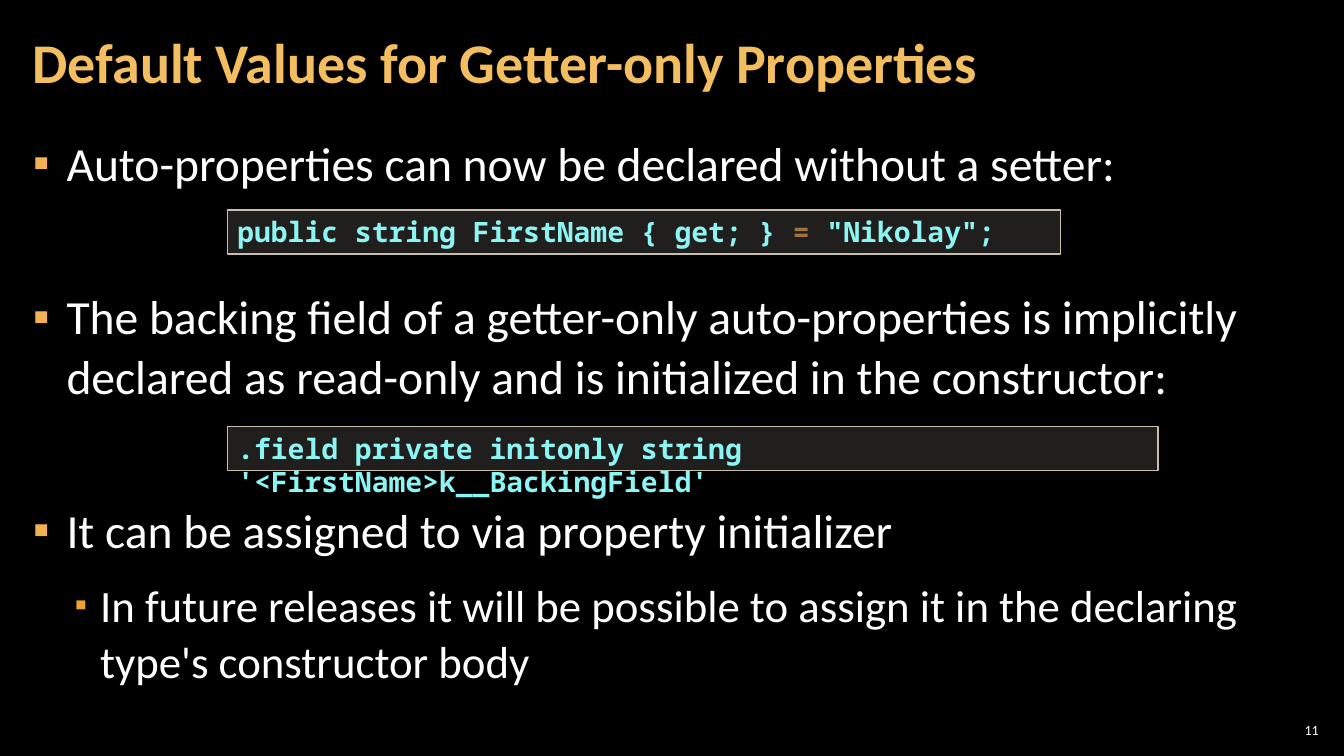
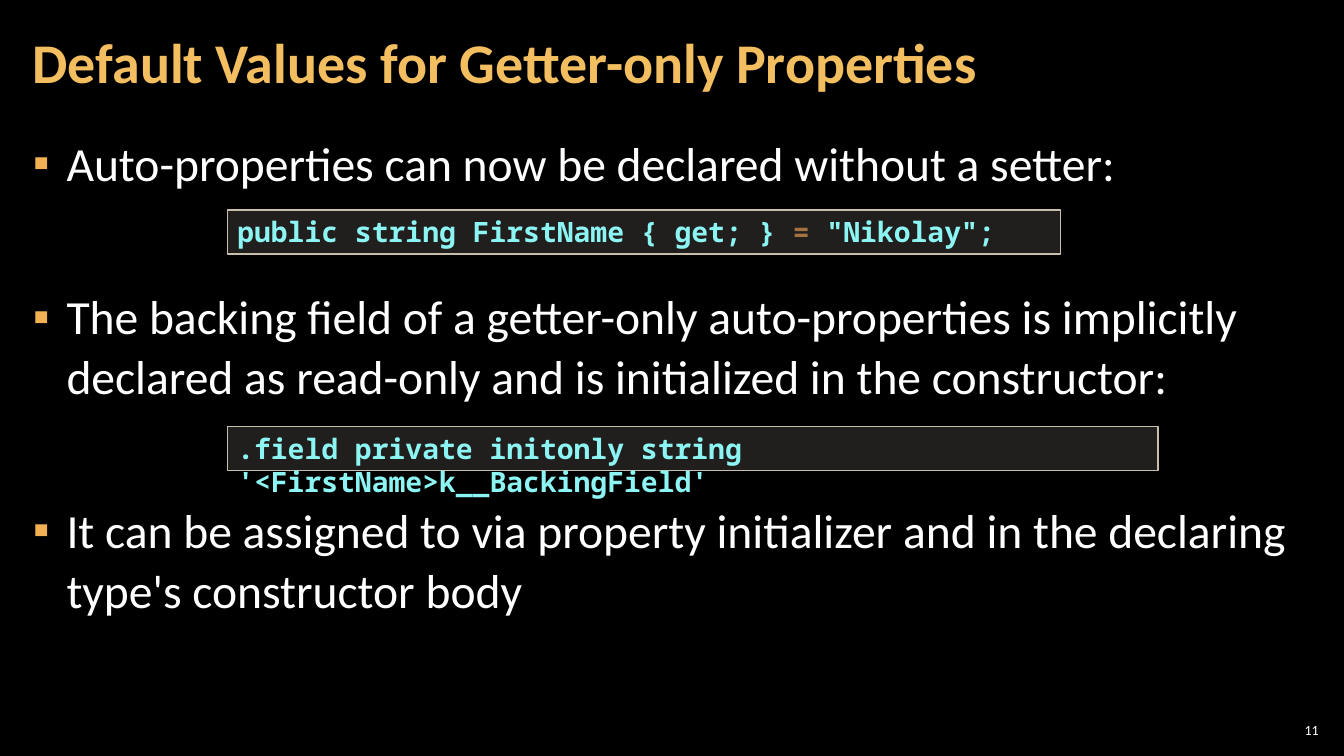
Before and after one commit to NikolayIT/CSharp-New-Features, a slide deck: slide 11 of docs/What is new in CSharp 6.0 and 7.0.pptx. Drawn at 1344x756 pixels with LibreOffice and Linux fonts; fonts in the diff are those of the drawing; background and template pictures are left out. Boxes give left, top, right and bottom in pixels: in the first picture for what was removed or moved away, otherwise in the second. Text is boxed around its words. In the diff, an @@ line names an element or a change of style, - is before the commit and + after.

```diff
--- a/docs/What is new in CSharp 6.0 and 7.0.pptx
+++ b/docs/What is new in CSharp 6.0 and 7.0.pptx
@@ text at (x1=67, y1=515, x2=1285, y2=616): text changed; size 32 to 34 pt @@
-▪ It can be assigned to via property initializer
-  ▪ In future releases it will be possible to assign it in the declaring type's constructor body
+▪ It can be assigned to via property initializer and in the declaring type's constructor body
```
Also in this commit, not shown: 14 other slides changed.
